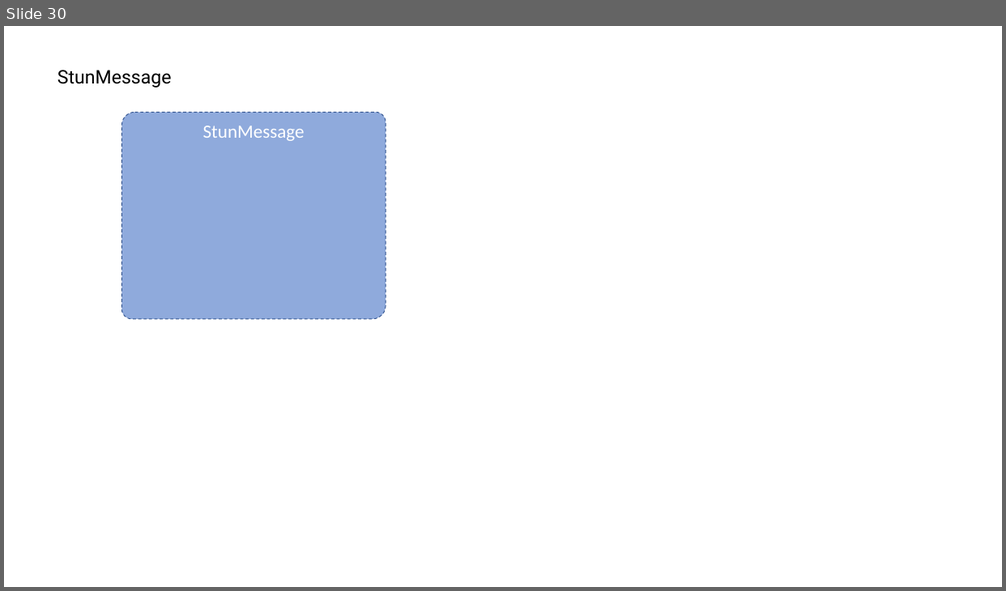
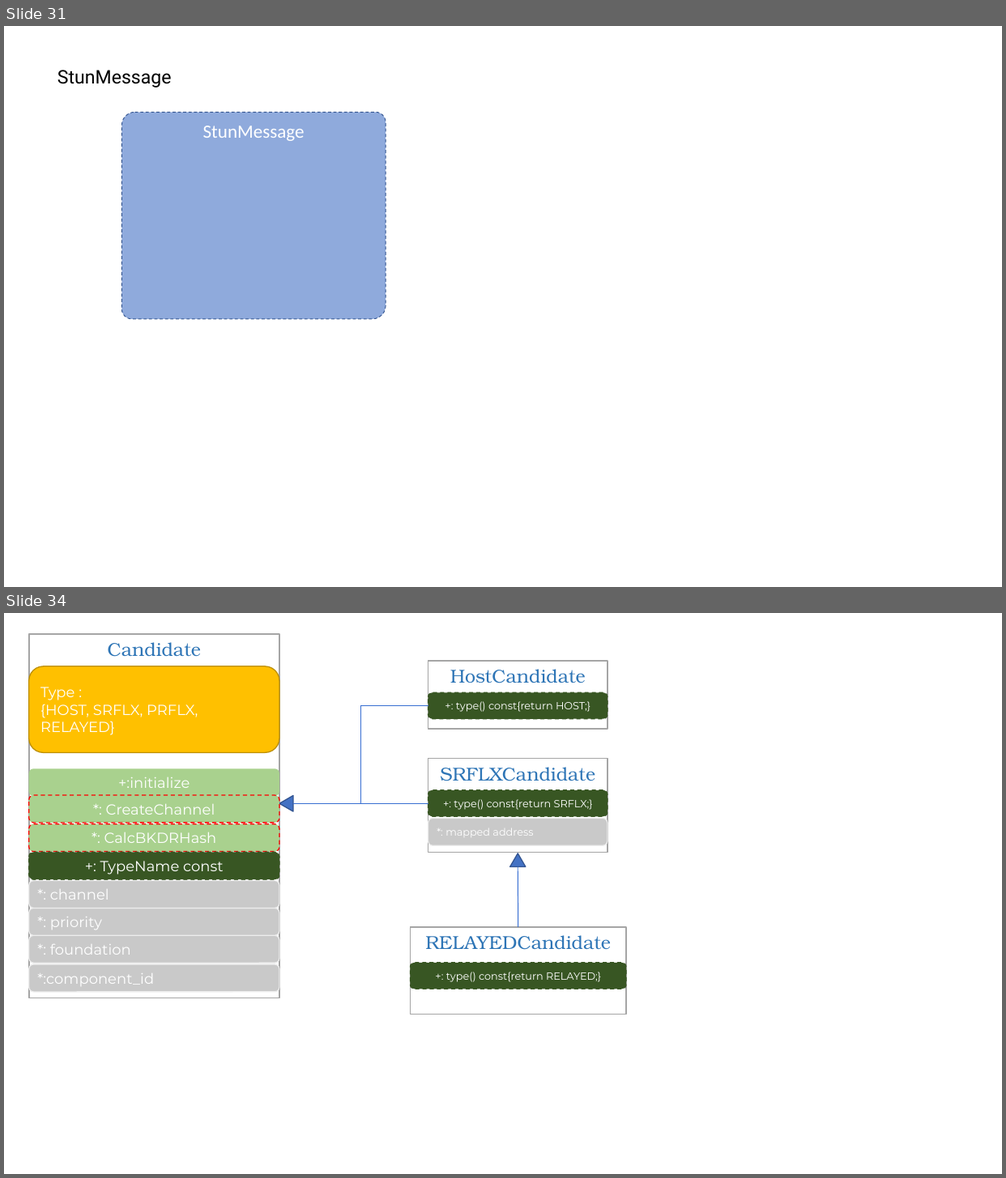
Before and after one commit to httpmail/ice, a slide deck: docs.pptx. Shown one above the other, each under a label of ours: slide 30 before the commit, slides 31 and 34 after it; the slides between them are not shown. The pictures are 1006x591 and 1006x1178 pixels, drawn with LibreOffice and Linux fonts; fonts in the diff are those of the drawing. Boxes give left, top, right and bottom in pixels: in the first picture for what was removed or moved away, otherwise in the second. Text is boxed around its words. In the diff, an @@ line names an element or a change of style, - is before the commit and + after.

Commit message:
pg_buffer, candidate implement

```diff
--- a/docs.pptx
+++ b/docs.pptx
@@ slide 34 added at (4,613,1002,1174), background #FFFFFF @@
@@ rectangle added at (28,634,279,998), outline #A5A5A5 1.25 pt, 18 pt, text #2E75B6 @@
+Candidate
@@ rectangle added at (428,661,608,729), outline #A5A5A5 1.25 pt, 18 pt, text #2E75B6 @@
+HostCandidate
@@ rounded rectangle added at (28,666,279,752), fill #FFC000, outline #BD8E00 1 pt, 14 pt, text #FFFFFF @@
+Type :
+{HOST, SRFLX, PRFLX, RELAYED}
@@ elbow line added from (293, 804) to (428, 706), #376ED1 0.75 pt @@
@@ rounded rectangle added at (428,692,608,718), fill #385723, outline #385723 1 pt dashed, 10 pt, text #FFFFFF @@
++: type() const{return HOST;}
@@ rectangle added at (428,758,608,852), outline #A5A5A5 1.25 pt, 18 pt, text #2E75B6 @@
+SRFLXCandidate
@@ rounded rectangle added at (28,769,279,796), fill #A9D18E, 14 pt, text #FFFFFF @@
++:initialize
@@ rounded rectangle added at (28,796,279,824), fill #A9D18E, outline #FF0000 1 pt dashed, 14 pt, text #FFFFFF @@
+*: CreateChannel
@@ triangle added at (279,795,292,811), fill #4472C4, outline #325491 1 pt @@
@@ elbow line added from (293, 804) to (428, 803), #376ED1 0.75 pt @@
@@ rounded rectangle added at (428,790,608,816), fill #385723, outline #385723 1 pt dashed, 10 pt, text #FFFFFF @@
++: type() const{return SRFLX;}
@@ rounded rectangle added at (28,824,279,852), fill #A9D18E, outline #FF0000 1 pt dashed, 14 pt, text #FFFFFF @@
+*: CalcBKDRHash
@@ rounded rectangle added at (428,818,608,845), fill #C9C9C9, outline #EDEDED 1 pt, 10 pt, text #FFFFFF @@
+*: mapped address
@@ rounded rectangle added at (28,853,279,880), fill #385723, outline #385723 1 pt dashed, 14 pt, text #FFFFFF @@
++: TypeName const
@@ triangle added at (510,854,526,867), fill #4472C4, outline #325491 1 pt @@
@@ line added from (518, 867) to (518, 927), #376ED1 0.75 pt @@
@@ rounded rectangle added at (28,881,279,909), fill #C9C9C9, outline #EDEDED 1 pt, 14 pt, text #FFFFFF @@
+*: channel
@@ rounded rectangle added at (28,908,279,935), fill #C9C9C9, outline #EDEDED 1 pt, 14 pt, text #FFFFFF @@
+*: priority
@@ rectangle added at (411,927,627,1015), outline #A5A5A5 1.25 pt, 18 pt, text #2E75B6 @@
+RELAYEDCandidate
@@ rounded rectangle added at (28,935,279,964), fill #C9C9C9, outline #EDEDED 1 pt, 14 pt, text #FFFFFF @@
+*: foundation
@@ rounded rectangle added at (28,965,279,993), fill #C9C9C9, outline #EDEDED 1 pt, 14 pt, text #FFFFFF @@
+*:component_id
@@ rounded rectangle added at (411,963,627,989), fill #385723, outline #385723 1 pt dashed, 10 pt, text #FFFFFF @@
++: type() const{return RELAYED;}
@@ what was slide 30 is now slide 31 @@
```
Also in this commit, not shown: 12 slides changed, 7 other slides added, 5 slides removed, 17 other files.
